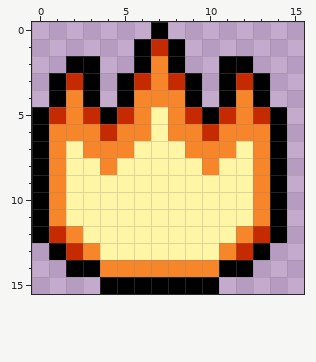
File history of a pixel-art sprite, branches/Everyone_DEV/madtulip/stats/Space_Vacuum_Chest/madtulip_vacuum_chest.png. The picture above is the old version.
The file is 16x16 pixels.
After the commit:
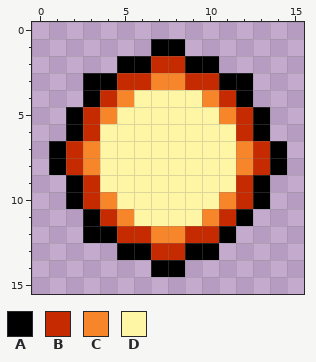
Palette (. is transparent): A #000000  B #c62a00  C #f78529  D #fff6a5
The exact change:
@@ x 0..15 @@
- 0 .......A........
- 1 ......ABA.......
- 2 ..AA..ACA..AA...
- 3 .ABA.ABCBA.ABA..
- 4 .ACA.ACCCA.ACA..
- 5 ABCBABCDCBABCBA.
- 6 ACCCBCCDCCBCCCA.
- 7 ACDCCCDDDCCCDCA.
- 8 ACDDCDDDDDCDDCA.
- 9 ACDDDDDDDDDDDCA.
-10 ACDDDDDDDDDDDCA.
-11 ACDDDDDDDDDDDCA.
-12 ABCDDDDDDDDDCBA.
-13 .ABCDDDDDDDCBA..
-14 ..AACCCCCCCAA...
-15 ....AAAAAAA.....
+ 0 ................
+ 1 .......AA.......
+ 2 .....AABBAA.....
+ 3 ...AABBCCBBAA...
+ 4 ...ABCDDDDCBA...
+ 5 ..ABCDDDDDDCBA..
+ 6 ..ABDDDDDDDDBA..
+ 7 .ABCDDDDDDDDCBA.
+ 8 .ABCDDDDDDDDCBA.
+ 9 ..ABDDDDDDDDBA..
+10 ..ABCDDDDDDCBA..
+11 ...ABCDDDDCBA...
+12 ...AABBCCBBA....
+13 .....AABBAA.....
+14 .......AA.......
+15 ................
